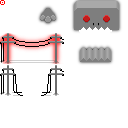
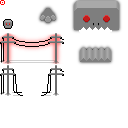
Revision of a layered 128 x 128 image; what changed, layer by layer:
"Pasted Layer #1": opacity 100% → 67% over [0, 33, 62, 64]
painted on "Pasted Layer" over [3, 19, 13, 29]
